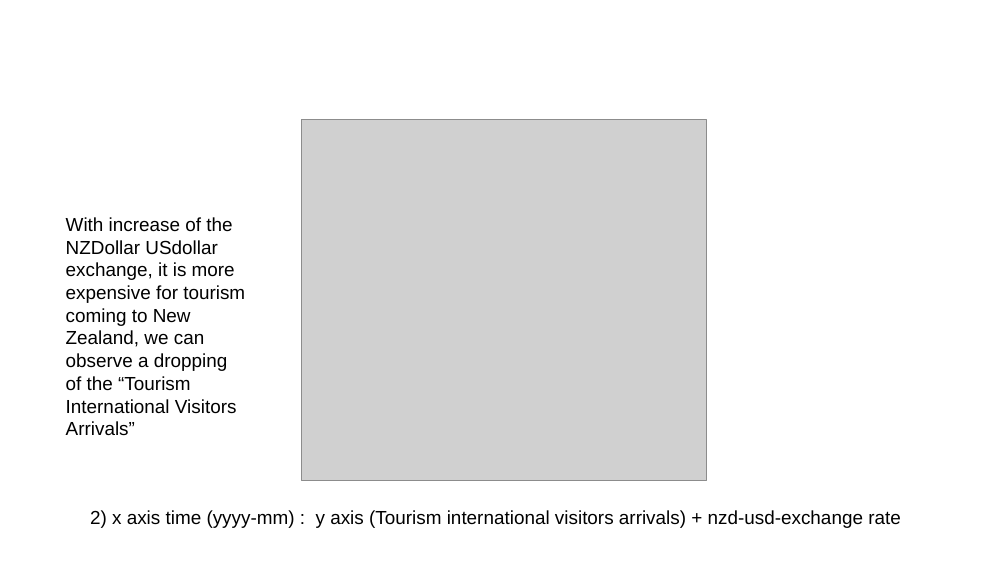
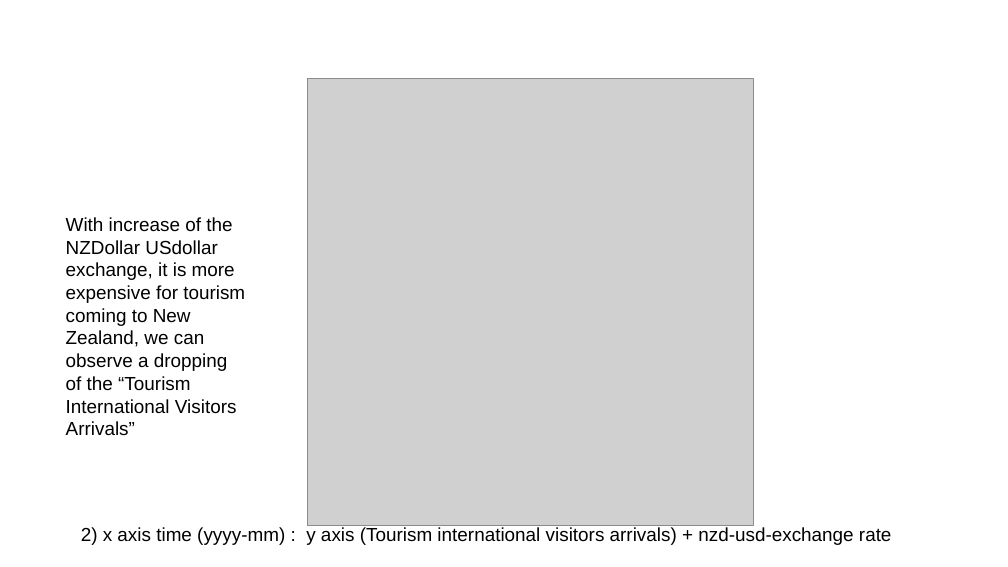
Before and after one commit to ansrali/data422-group-project, a slide deck: slide 15 of Group Project Presentation.pptx. Drawn at 1008x567 pixels with LibreOffice and Linux fonts; fonts in the diff are those of the drawing; grey boxes stand for pictures; background and template pictures are left out. Boxes give left, top, right and bottom in pixels: in the first picture for what was removed or moved away, otherwise in the second. Text is boxed around its words. In the diff, an @@ line names an element or a change of style, - is before the commit and + after.

```diff
--- a/Group Project Presentation.pptx
+++ b/Group Project Presentation.pptx
@@ picture: place and size @@
-picture at [301,119,706,480]
+picture at [307,79,754,526]
@@ text "2) x axis time (yyyy-mm) ...": place and size @@
-text "2) x axis time (yyyy-mm) ..." at [90,510,901,528]
+text "2) x axis time (yyyy-mm) ..." at [81,527,892,545]
```
Also in this commit, not shown: 7 other slides changed, 2 slides removed.
